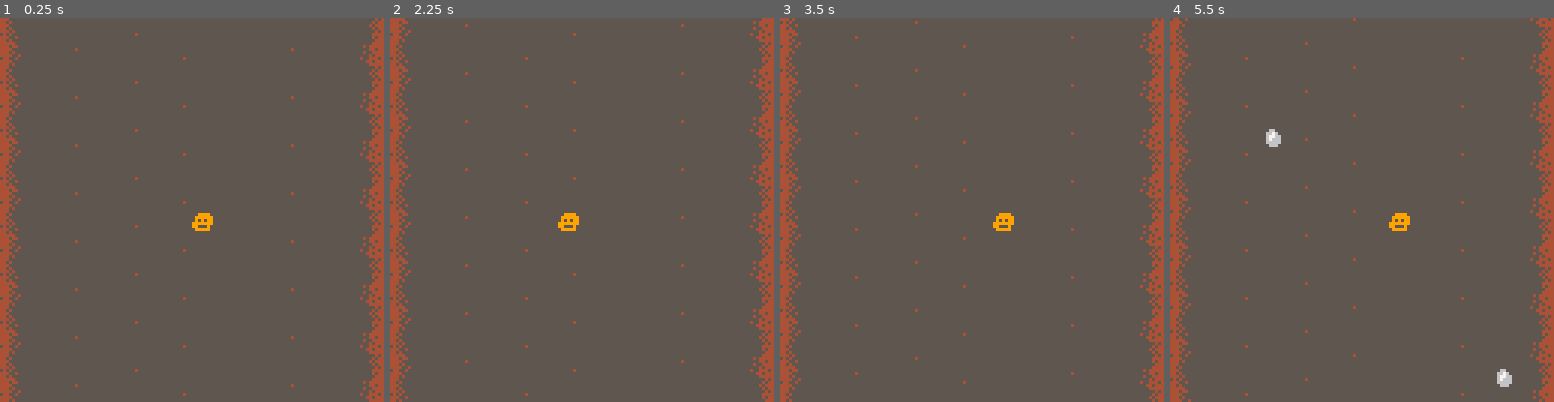
Above: before the commit, frames 1-4 (left to right).
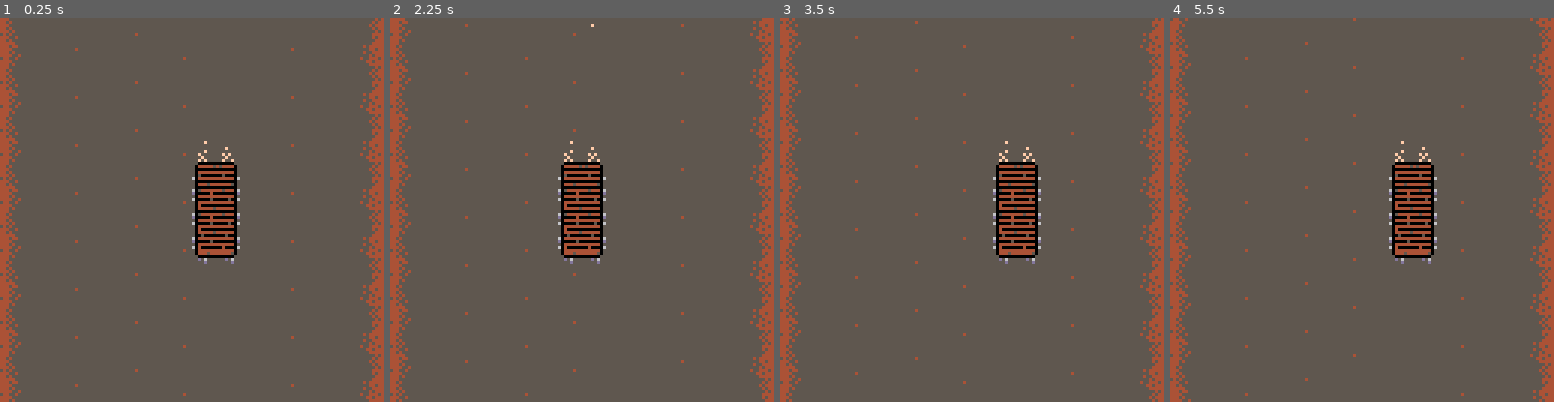
Above: after the commit, the same moments.

Repository: westonkd/bridge4
Game: PICO-8 cartridge bridge4.p8
Two runs of this game, one before a commit and one after it. Both use one fixed random seed, a clock stepped at 60 frames per second and the inputs below.
Inputs:
- Up to frame 1 (0.25 s): no input
- Up to frame 2 (2.25 s): hold Left from 1.97 s (still down)
- Up to frame 3 (3.5 s): release Left at 2.37 s; hold Right from 2.87 s (still down)
- Up to frame 4 (5.5 s): release Right at 3.53 s; hold Up 3.58-4.08 s; hold Right 4.13-4.53 s; hold Left from 5.13 s (still down)

The runs differ from the first frame. In frame 1, 2.8% of the frame differs, in the area x 50-63%, y 32-65%; in frame 2, 2.8%; in frame 3, 2.8%; in frame 4, 3.1%, in the area x 25-90%, y 28-97%.

Commit message:
Add dust trail

Diff:
--- a/bridge4.p8
+++ b/bridge4.p8
@@ -4,8 +4,11 @@
 objects = {}
 mapconstruct=function(x,y,level)
   local obj={}
+  obj.clock=0
+  obj.name='mapconstruct'
   obj.position={x=x, y=y}
-  obj.level=level or 0.0002
+  obj.level=level or 0.007
+  obj.lastrocktime=-1
   obj.update=function(this)
     if (btn(2)) this.position.y += 1
     this.position.y -= 2
@@ -19,9 +22,11 @@
   end
 
   obj.drawstone=function(this)
-    if rnd(1) < this.level then
-      printh('adding object')
-      add(objects, stoneconstruct(rnd(128),128))
+    if (this.clock%30 == 0 and this.clock ~= this.lastrocktime) then
+      if rnd(1) < this.level then
+        this.lastrocktime = this.clock
+        add(objects, stoneconstruct(rnd(120),128))
+      end
     end
   end
   return obj
@@ -29,6 +34,8 @@
 
 stoneconstruct=function(x,y)
   local obj={}
+  obj.clock=0
+  obj.name='decoration'
   obj.position={x=x, y=y}
   obj.update=function(this)
     if (btn(2)) this.position.y += 1
@@ -41,40 +48,104 @@
   return obj
 end
 
+decorationconstruct=function(x,y,sprite)
+  local obj={}
+  obj.clock=0
+  obj.sprite = sprite
+  obj.name='decoration'
+  obj.position={x=x, y=y}
+  obj.update=function(this)
+    if (btn(2)) this.position.y += 1
+    this.position.y -= 2
+  end
+
+  obj.draw=function(this)
+    spr(sprite, this.position.x, this.position.y)
+  end
+  return obj
+end
+
 bridgeconstruct=function(x,y)
   local obj={}
+  obj.clock=0
+  obj.spriteoffset=0
+  name='bridgeconstruct'
   obj.position = {x=x, y=y}
-  obj.sprite = 4
   obj.update=function(this)
     if (btn(0) and this.position.x > 0) this.position.x -= 1
     if (btn(1) and this.position.x < 895) this.position.x += 1
   end
 
+  obj.drawstone=function(this)
+    if (this.clock%10 == 0 and this.clock ~= this.lastrocktime) then
+      if rnd(1) < 0.5 then
+        this.lastrocktime = this.clock
+        add(objects, decorationconstruct(this.position.x, this.position.y-(rnd(8)+8), 20))
+        add(objects, decorationconstruct(this.position.x + rnd(8), this.position.y-(rnd(12)+12), 20))
+      end
+    end
+  end
+
   obj.draw=function(this)
-    spr(this.sprite, this.position.x, this.position.y)
+    printh(this.clock)
+    if (this.clock%5==0) this.swapfeet(this)
+
+    this.drawstone(this)
+
+    spr(this.spriteoffset+57, this.position.x, this.position.y-8)
+    spr(this.spriteoffset+59, this.position.x+8, this.position.y-8)
+
+    palt(0, false)
+    palt(10, true)
+    spr(this.spriteoffset + 5, this.position.x, this.position.y)
+    spr(this.spriteoffset + 6, this.position.x+8, this.position.y)
+
+    spr(this.spriteoffset + 21, this.position.x, this.position.y+8)
+    spr(this.spriteoffset + 22, this.position.x+8, this.position.y+8)
+
+    spr(this.spriteoffset + 21, this.position.x, this.position.y+16)
+    spr(this.spriteoffset + 22, this.position.x+8, this.position.y+16)
+
+    spr(this.spriteoffset + 37, this.position.x, this.position.y+24)
+    spr(this.spriteoffset + 38, this.position.x+8, this.position.y+24)
+
+    spr(this.spriteoffset + 53, this.position.x, this.position.y+32)
+    spr(this.spriteoffset + 54, this.position.x+8, this.position.y+32)
+    palt(10, false)
+    palt(0, true)
+  end
+
+  obj.swapfeet=function(this)
+    printh('swapping!')
+    if this.spriteoffset == 0 then
+      this.spriteoffset = 2
+    else
+      this.spriteoffset = 0
+    end
   end
   return obj
 end
 
 function _init()
- gamemap = mapconstruct(0,0)
- add(objects, gamemap)
-
- bridge = bridgeconstruct(64,64)
- add(objects, bridge)
+  add(objects, mapconstruct(0,0))
+
+  bridge=bridgeconstruct(64,48)
+  add(objects, bridge)
 end
 
 function _update()
-  for key, value in pairs(objects) do
+  for value in all(objects) do
+    value.clock+=1
     value.update(value)
   end
 end
 
 function _draw()
   cls()
-  camera(0, bridge.position.y - 64)
-  for key, value in pairs(objects) do
+  camera(0, bridge.position.y - 48)
+  for value in all(objects) do
     value.draw(value)
+    if (value.name == 'decoration' and value.position.y < -10) del(objects, value)
   end
 end
 
Not shown, changed: 32 lines of the sprite sheet (__gfx__) section of bridge4.p8
